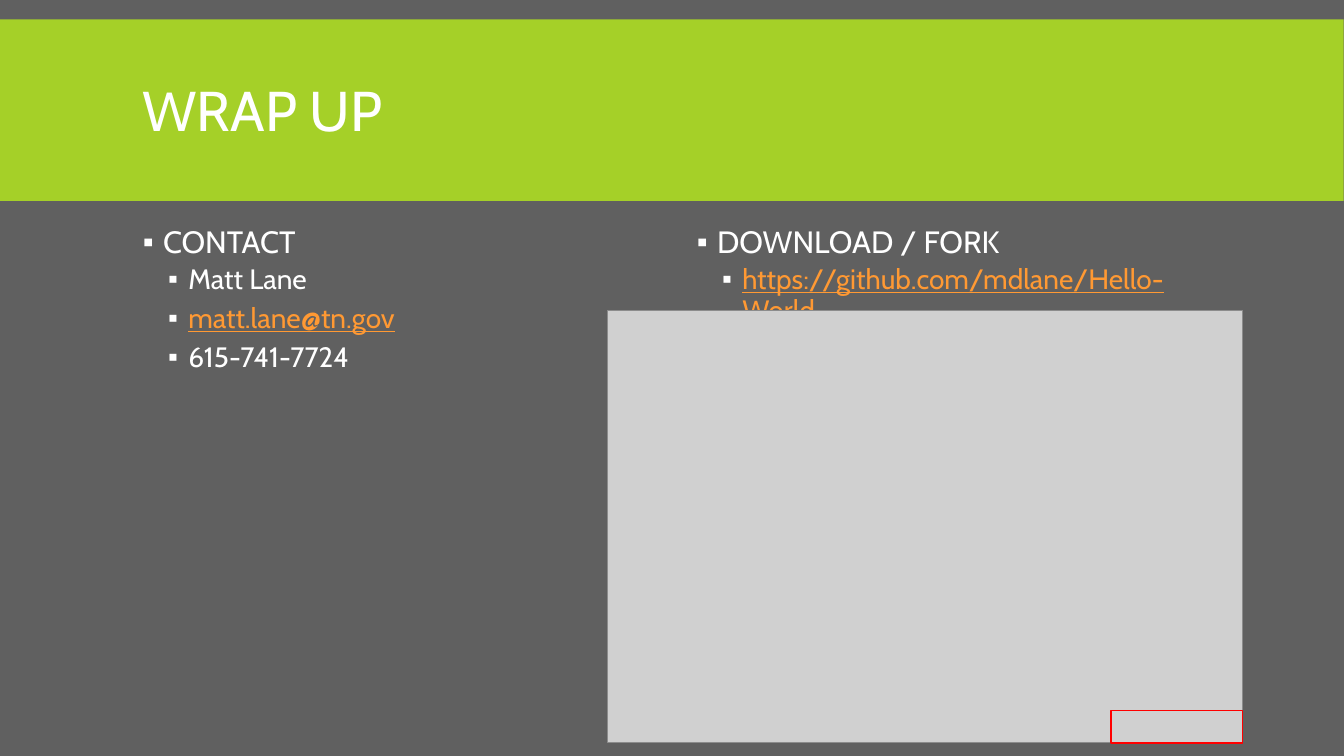
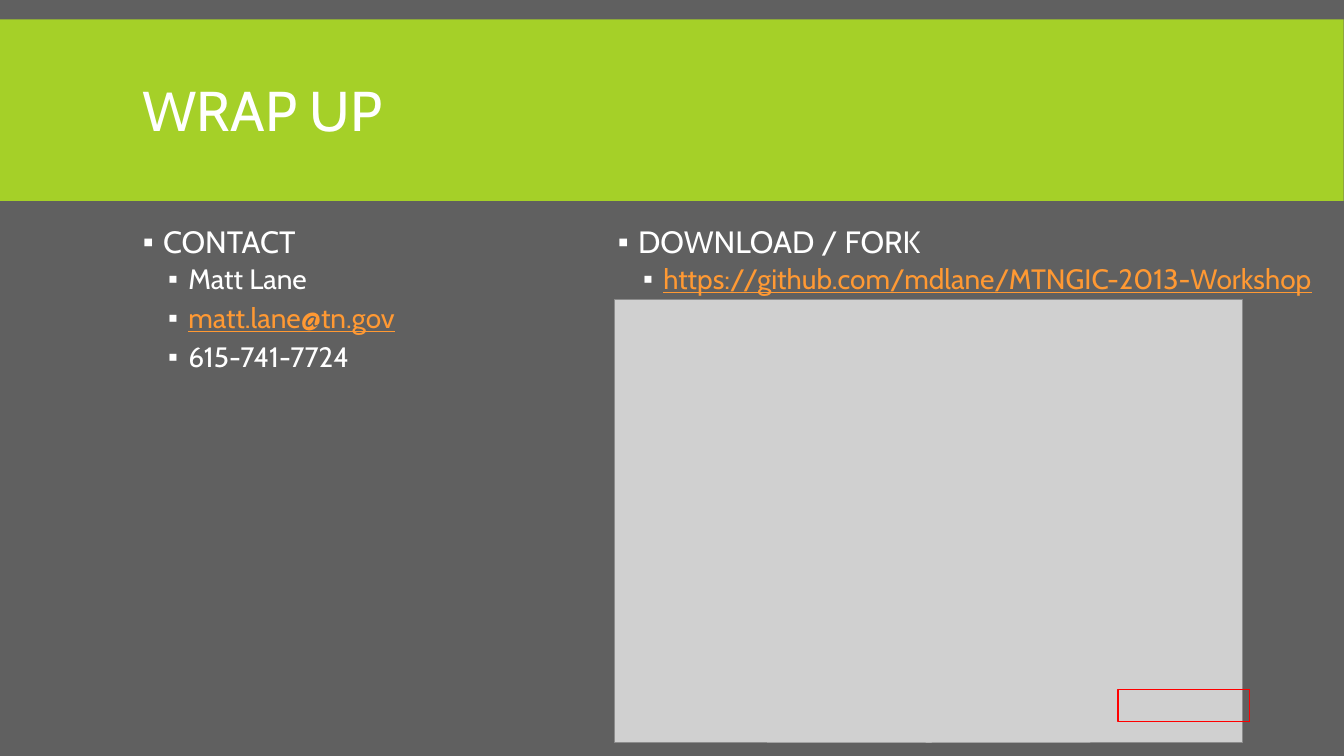
Before and after one commit to mdlane/MTNGIC-2013-Workshop, a slide deck: slide 9 of docs/Presentation.pptx. Drawn at 1344x756 pixels with LibreOffice and Linux fonts; fonts in the diff are those of the drawing; grey boxes stand for pictures. Boxes give left, top, right and bottom in pixels: in the first picture for what was removed or moved away, otherwise in the second. Text is boxed around its words. In the diff, an @@ line names an element or a change of style, - is before the commit and + after.

```diff
--- a/docs/Presentation.pptx
+++ b/docs/Presentation.pptx
@@ text "DOWNLOAD / FORK": place and size @@
-text "DOWNLOAD / FORK" at bbox=[717, 231, 1163, 311]
+text "DOWNLOAD / FORK" at bbox=[638, 231, 1311, 296]
@@ text at bbox=[663, 268, 1311, 296]: text changed @@
-  ▪ https://github.com/mdlane/Hello-World
+  ▪ https://github.com/mdlane/MTNGIC-2013-Workshop
@@ picture: place and size @@
-picture at bbox=[608, 311, 1243, 743]
+picture at bbox=[615, 299, 1243, 743]
@@ rectangle: place and size @@
-rectangle at bbox=[1111, 711, 1243, 743]
+rectangle at bbox=[1118, 690, 1250, 722]
```
Also in this commit, not shown: 3 other files.
